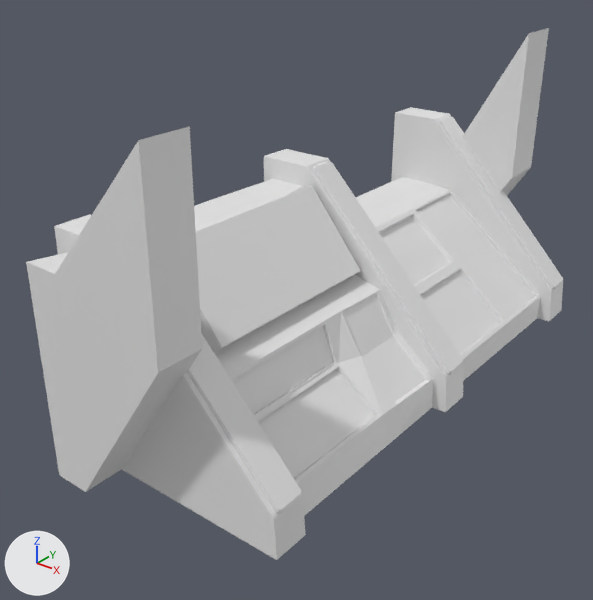
The FBX model Assets/3d/Cock pit.fbx: old version first, new version second.
Rendered twice from a camera (50 mm lens) standing at (4.97, -7.65, 4.51) and looking at (-0.61, -0.68, 0.19). Lighting does not change. The marker at lower left points along +X, +Y and +Z. The picture after the commit comes second. Where no turn or scale is listed for an object, it has been applied to the vertices.

The first picture shows 'Cockpit', 'Cushon', 'Cushon.001', 'Cushon.002', 'Hydraulic', 'Scock', 'Scock.001', 'Scock.002'.
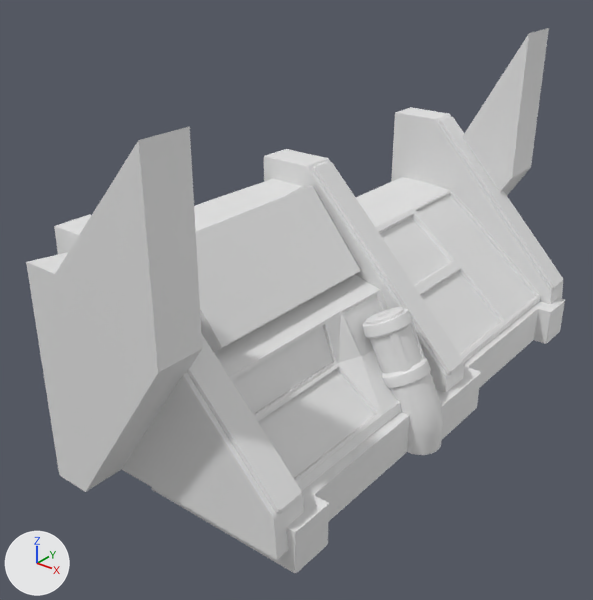
Where the newer file only moved an object's origin or applied its transform, the numbers keep the older frame.

Boxes [x1, y1, x2, y2] around the edits, measured in the pictures (593 x 600 px):
'bASE', added: after [152, 298, 565, 573]
'BatteryCondom', added: after [363, 307, 443, 455]
'Battery', added: after [369, 324, 423, 373]
'BatteryHandler', added: after [389, 322, 425, 372]

Diff of the bpy script that builds the scene:
```diff
--- a/Assets/3d/Cock pit.fbx.py
+++ b/Assets/3d/Cock pit.fbx.py
@@ me_cylinder_003 @@
+me_cylinder_003.from_pydata(...)  # 64 vertices, 124 faces; spans x -0.329..0.329, y -0.252..0.252, z -0.319..0.319
@@ me_cube_018 @@
+me_cube_018.from_pydata(...)  # 120 vertices, 236 faces; spans x -0.72..1.28, y -3.05..3.25, z -1.23..-0.72
@@ me_cylinder_004 @@
+me_cylinder_004.from_pydata(...)  # 1088 vertices, 2108 faces; spans x -0.41..0.65, y -0.29..0.29, z -1.13..0.47
@@ me_cylinder_005 @@
+me_cylinder_005.from_pydata(...)  # 80 vertices, 152 faces; spans x 0.713..1.024, y -0.703..-0.29, z -0.264..0.248
@@ ob_battery @@
+ob_battery = bpy.data.objects.new('Battery', me_cylinder_003)
+ob_battery.location = (0.7, -0.48, -0.1)
@@ ob_base @@
+ob_base = bpy.data.objects.new('bASE', me_cube_018)
+ob_base.location = (0.0, 0.0, 0.0)
@@ ob_batterycondom @@
+ob_batterycondom = bpy.data.objects.new('BatteryCondom', me_cylinder_004)
+ob_batterycondom.location = (0.7, -0.48, -0.1)
@@ ob_batteryhandler @@
+ob_batteryhandler = bpy.data.objects.new('BatteryHandler', me_cylinder_005)
+ob_batteryhandler.location = (0.0, 0.0, -0.01)
```
